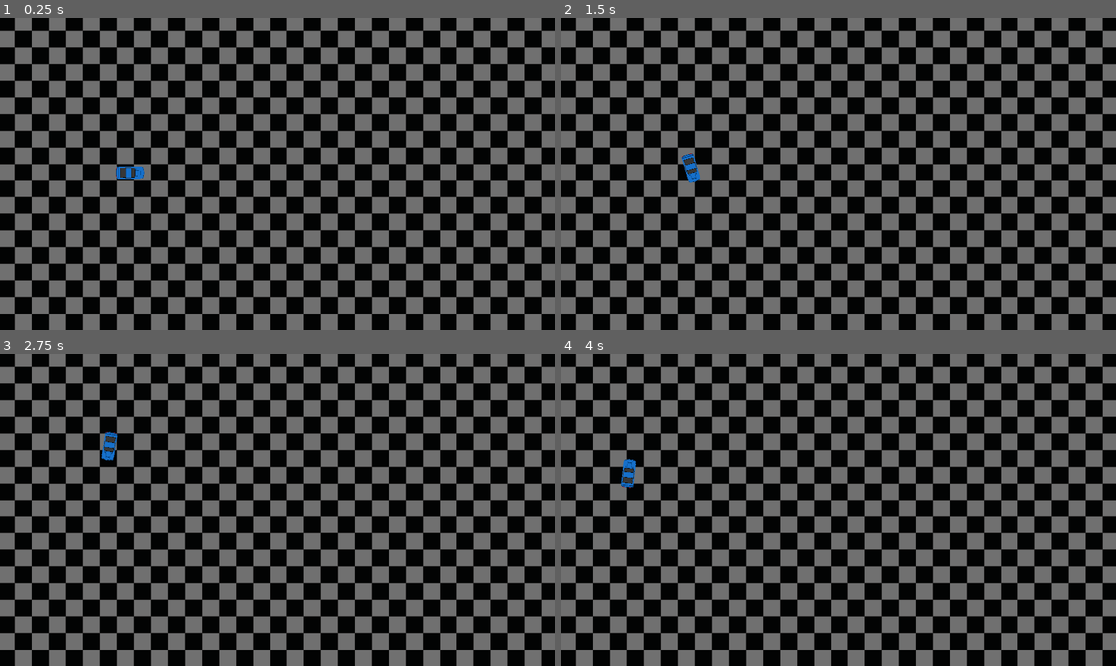
Above: before the commit, frames 1-4 (two rows, left to right).
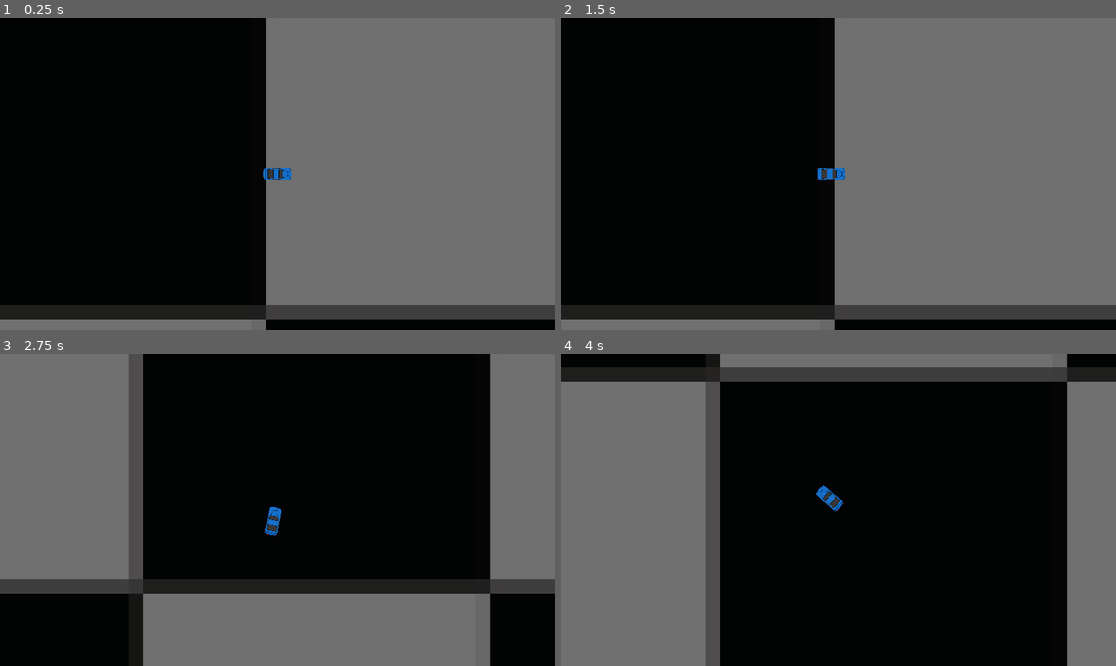
Above: after the commit, the same moments.

Repository: RoboFox031/BlazeShift
Game: Godot game, scene res://Scenes/Testing/testDriveEnviornment.tscn
Two runs of this game, one before a commit and one after it. Both use one fixed random seed, a clock stepped at 60 frames per second and the inputs below.
Inputs:
- Up to frame 1 (0.25 s): no input
- Up to frame 2 (1.5 s): tap Enter at 0.5 s; hold D (p1_right) 0.53-1.28 s; hold S (p1_down) from 1.28 s (still down)
- Up to frame 3 (2.75 s): release S (p1_down) at 2.03 s; hold D (p1_right) from 2.03 s (still down)
- Up to frame 4 (4 s): release D (p1_right) at 2.78 s; hold W (p1_up) 2.78-3.53 s; hold A (p1_left) from 3.53 s (still down)

The runs differ from the first frame. In frame 1, 55% of the frame differs, in the area x 0-100%, y 0-100%; in frame 2, 55%; in frame 3, 56%; in frame 4, 56%.

Commit message:
Finished turning

Diff:
--- a/Scenes/Cars/parentCar.tscn
+++ b/Scenes/Cars/parentCar.tscn
@@ -1,9 +1,12 @@
-[gd_scene load_steps=4 format=3 uid="uid://bwu3f2og4hln5"]
+[gd_scene load_steps=5 format=3 uid="uid://bwu3f2og4hln5"]
 
 [ext_resource type="Script" path="res://Scripts/Cars/parentCar.gd" id="1_bubl4"]
 [ext_resource type="Texture2D" uid="uid://culs8qglxkg03" path="res://Assets/Sprites/Cars/Mustang Top View.png" id="2_6kyu6"]
 
 [sub_resource type="RectangleShape2D" id="RectangleShape2D_v4y51"]
+size = Vector2(44, 98)
+
+[sub_resource type="RectangleShape2D" id="RectangleShape2D_mox8c"]
 size = Vector2(44, 98)
 
 [node name="parentCar" type="CharacterBody2D"]
@@ -15,8 +18,21 @@
 region_enabled = true
 region_rect = Rect2(64, 20, 43, 98)
 
-[node name="CollisionShape2D" type="CollisionShape2D" parent="."]
+[node name="collisionShape2D" type="CollisionShape2D" parent="."]
 visible = false
 rotation = 1.5708
 shape = SubResource("RectangleShape2D_v4y51")
 debug_color = Color(0.88312, 0.19237, 0.679116, 0.42)
+
+[node name="camera2d" type="Camera2D" parent="."]
+position_smoothing_enabled = true
+position_smoothing_speed = 10.0
+
+[node name="terrainDetector" type="Area2D" parent="."]
+collision_layer = 0
+collision_mask = 2
+
+[node name="collisionShape2d" type="CollisionShape2D" parent="terrainDetector"]
+position = Vector2(0, 7.05898e-05)
+rotation = 1.5708
+shape = SubResource("RectangleShape2D_mox8c")
--- a/Scenes/Testing/testDriveEnviornment.tscn
+++ b/Scenes/Testing/testDriveEnviornment.tscn
@@ -7,10 +7,8 @@
 
 [node name="Sprite2D" type="Sprite2D" parent="."]
 modulate = Color(0.439049, 0.439049, 0.439049, 1)
-scale = Vector2(2.4, 2.4)
+scale = Vector2(50, 50)
 texture = ExtResource("1_5antp")
-
-[node name="Camera2D" type="Camera2D" parent="."]
 
 [node name="parentCar" parent="." instance=ExtResource("2_6flfi")]
 position = Vector2(-510, -4)
--- a/Scripts/Cars/parentCar.gd
+++ b/Scripts/Cars/parentCar.gd
@@ -5,18 +5,18 @@
 #Important Car Stats:
 ########
 #The variables that change based on cars
-@export var baseAcceleration=20
-@export var baseTopSpeed=400
-#How quickly you turn
-@export var baseTurnSpeed=10
-#how sharply you turn
-@export var baseTurnPower=45
+@export var baseAcceleration=40
+@export var baseTopSpeed=800
+#controls How quickly you turn
+@export var baseTurnSpeed=3
+#controls how sharply you turn
+@export var baseTurnPower=20
 #The base deceleration value
-var baseDecel=5
+var baseDecel=8
 #Stores the speed of the car
 var currentLinSpeed:float =0
 #Stores the turning speed of the car
-var currentTurnSpeed:float =0
+var currentTurnPower:float =0
 
 ############End of Important Car Stats
 
@@ -35,13 +35,17 @@
 	#Gets the input, and converts it to positive or negitive 1
 	var turnDirection = Input.get_axis("p1_left", "p1_right")
 	#If you are clicking a button, turns in that direction based on the acceleration value
-	if turnDirection:
-		currentTurnSpeed = move_toward(currentTurnSpeed, baseTurnPower*turnDirection, baseTurnSpeed)
+	#The /1000 at the end makes the number small, to prevent people from habing to deal with tiny decimals while playing with stats
+	if turnDirection and currentLinSpeed!=0:
+		currentTurnPower = move_toward(currentTurnPower, baseTurnPower*turnDirection, baseTurnSpeed)/1000
 	#If no button is being clicked, decelerates by the half of the turning speed speed
 	else:
-		currentTurnSpeed = move_toward(currentTurnSpeed, 0,baseTurnSpeed/2)
-	rotation+=currentTurnSpeed
+		currentTurnPower = 0#move_toward(currentTurnPower, 0,baseTurnSpeed/2)
 
+	#Like a car, you can only turn while moving, and going backwards reverses your turn
+	var turnOutput= currentLinSpeed*currentTurnPower
+	rotation_degrees+=turnOutput
+	print(currentTurnPower)
 
 	move_and_slide()
 
--- a/project.godot
+++ b/project.godot
@@ -456,6 +456,10 @@
 ]
 }
 
+[layer_names]
+
+2d_physics/layer_2="terrain"
+
 [rendering]
 
 textures/canvas_textures/default_texture_filter=0
